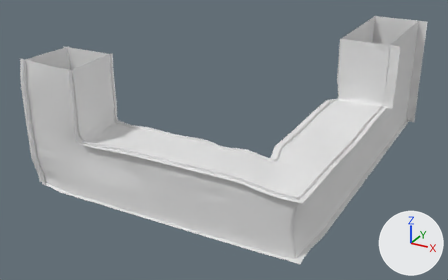
An edit to the FBX model Progetto_SVG/Assets/Assets/Models/ParkourDirtPitch4.fbx, drawn before and after from the same camera.
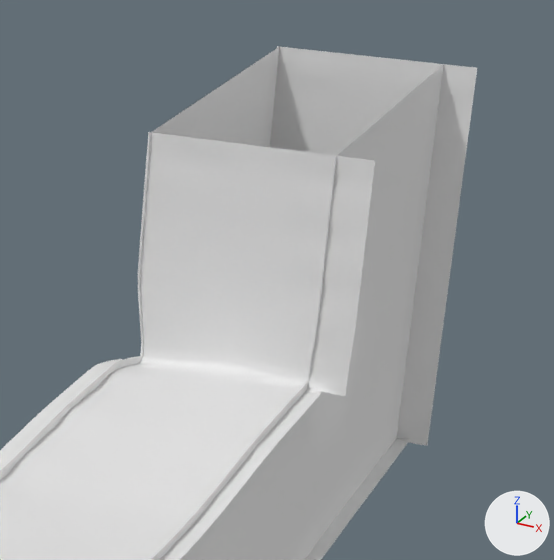
There are two pictures of each version: one whole from a camera (50 mm lens) standing at (-13.0, -235.3, 55.6) and looking at (-107.1, -64.3, -29.9), one close up on the part from 67% to 100% of the width and 1% to 55% of the height. The lights are fixed; the arrows at lower right show +X, +Y and +Z. Where no turn or scale is listed for an object, it has been applied to the vertices.

Names of what the first close-up shows: 'Ground_Dirt_Corner_LP_R.334'.
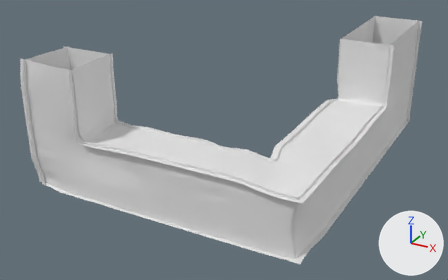
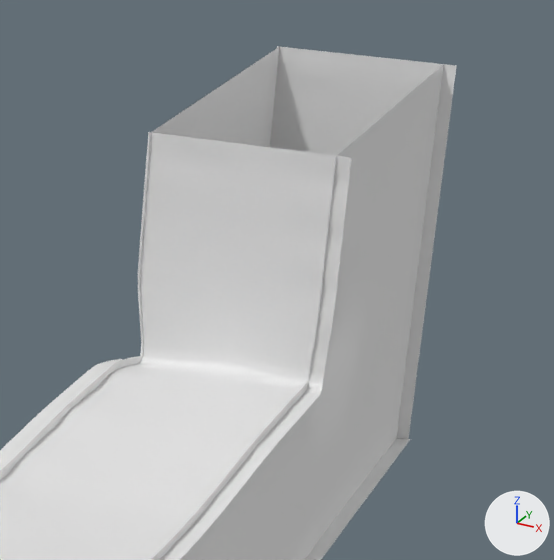
Pixel boxes (x1, y1, x2, y2) of what changed, in the close-ups (554 x 560 px):
'Ground_Dirt_Corner_LP_R.334', reshaped: before (0, 46, 477, 560); after (0, 46, 457, 560)
part 1 of me_plane_1104, deleted: before (409, 66, 477, 446)
part 2 of me_plane_1104, deleted: before (321, 158, 375, 396)

The edits, one by one:
me_plane_1104 is used by ob_ground_dirt_corner_lp_r_334; location (-67.0, 0.5, 3.5).
me_plane_1104 had 8104 vertices, 7484 faces and spanned x -84.0..10.0, y -112.7..0.4, z -40.0..0.8.
me_plane_1104 now has 8041 vertices, 7423 faces and spans x -84.0..8.1, y -112.7..0.4, z -40.0..0.8.
Part 1, on me_plane_1104:
41 vertices are removed from x 10.0, y 0.0, z -40.0..0.0.
40 faces are deleted.
Part 2, on me_plane_1104:
22 vertices are removed from x 9.8..10.0, y -39.7..-39.5, z -21.3..0.0.
21 faces are deleted.
